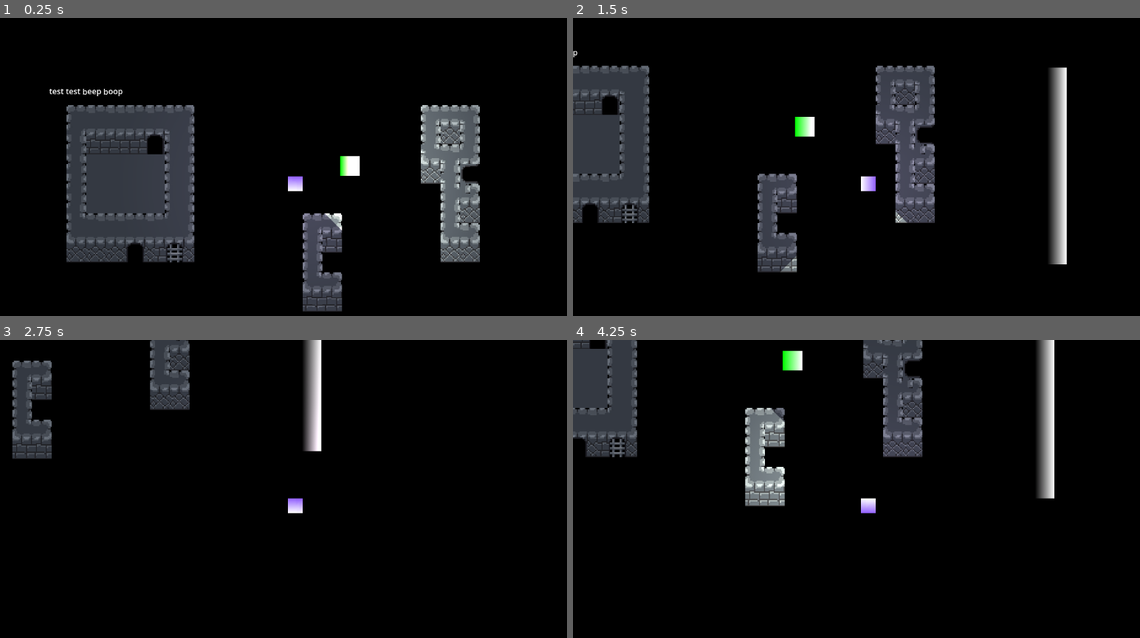
Above: before the commit, frames 1-4 (two rows, left to right).
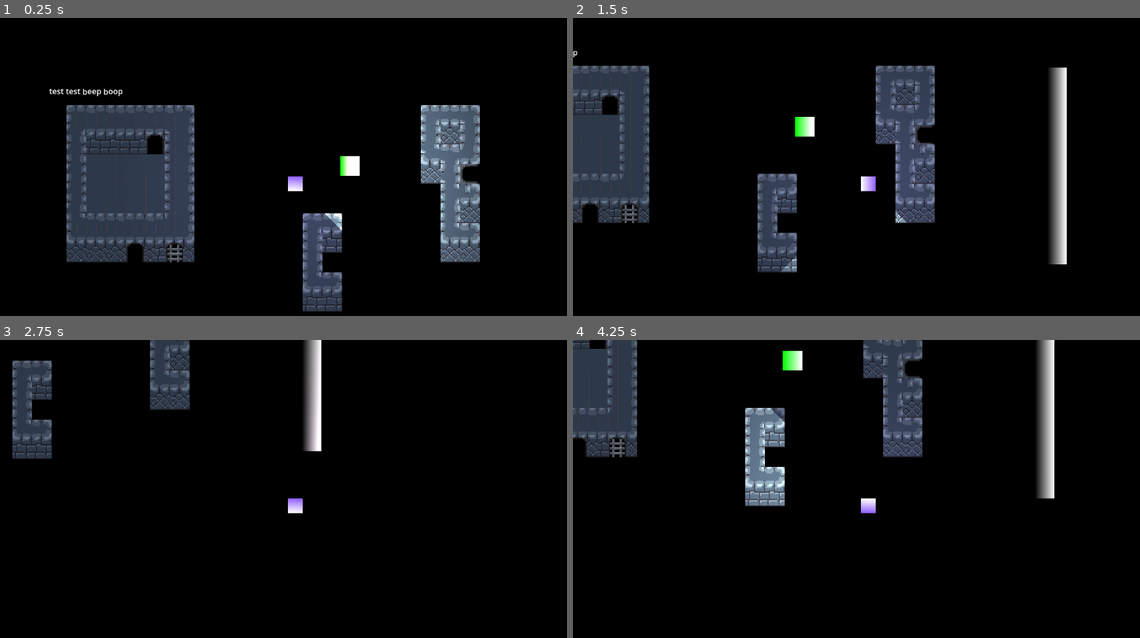
Above: after the commit, the same moments.

Repository: spdskatr/perplex-temple
Game: Godot game, scene res://scenes/test_spdskatr.tscn
Two runs of this game, one before a commit and one after it. Both use one fixed random seed, a clock stepped at 60 frames per second and the inputs below. This scene is started directly instead of the project's main scene.
Inputs:
- Up to frame 1 (0.25 s): no input
- Up to frame 2 (1.5 s): tap Enter (accept) at 0.5 s; hold Right (right) 0.53-1.28 s; hold Enter (accept) 0.53-1.28 s; hold Down (down) from 1.28 s (still down); tap Shift (shift) at 1.35 s
- Up to frame 3 (2.75 s): release Down (down) at 2.03 s; hold Right (right) from 2.03 s (still down); hold Enter (accept) from 2.03 s (still down)
- Up to frame 4 (4.25 s): release Right (right) at 2.78 s; release Enter (accept) at 2.78 s; hold Up (up) 2.78-3.53 s; tap Shift (shift) at 2.85 s; tap Enter (accept) at 3.5 s; hold Left (left) from 3.53 s (still down); hold Enter (accept) from 3.53 s (still down)

The runs differ from the first frame. In frame 1, 0.3% of the frame differs, in the area x 11-85%, y 29-90%; in frame 2, 0.2%; in frame 3, less than 0.1%; in frame 4, 0.2%.

Commit message:
Add font and new floor tiles

Diff:
--- a/scenes/test_spdskatr.tscn
+++ b/scenes/test_spdskatr.tscn
@@ -7,6 +7,7 @@
 [ext_resource type="Texture2D" uid="uid://bekgnb1j07inf" path="res://assets/gate.png" id="3_tb3rr"]
 [ext_resource type="Texture2D" uid="uid://bfxppuxqlj1b6" path="res://assets/wall tileset.png" id="5_ec8v4"]
 [ext_resource type="Script" path="res://scenes/scripts/dialogue.gd" id="7_41itj"]
+[ext_resource type="FontFile" uid="uid://bqi64atqmb4qq" path="res://assets/fonts/Lexend-Regular.ttf" id="8_mwvnj"]
 
 [sub_resource type="TileSetAtlasSource" id="TileSetAtlasSource_vvd5u"]
 texture = ExtResource("5_ec8v4")
@@ -290,6 +291,7 @@
 offset_top = 20.0
 offset_right = 980.0
 offset_bottom = 180.0
+theme_override_fonts/font = ExtResource("8_mwvnj")
 theme_override_font_sizes/font_size = 32
 autowrap_mode = 2
 
Binary file changed: assets/wall tileset.png
Not shown: 1 places in scenes/test_spdskatr.tscn that only renumber resources
